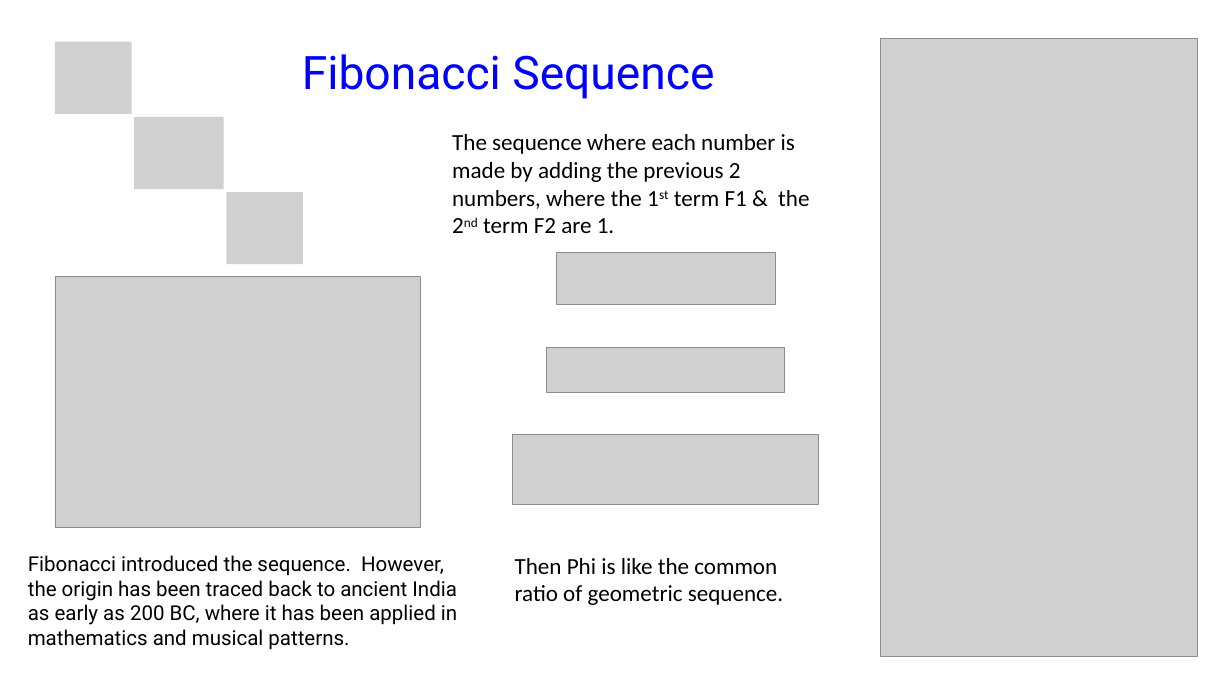
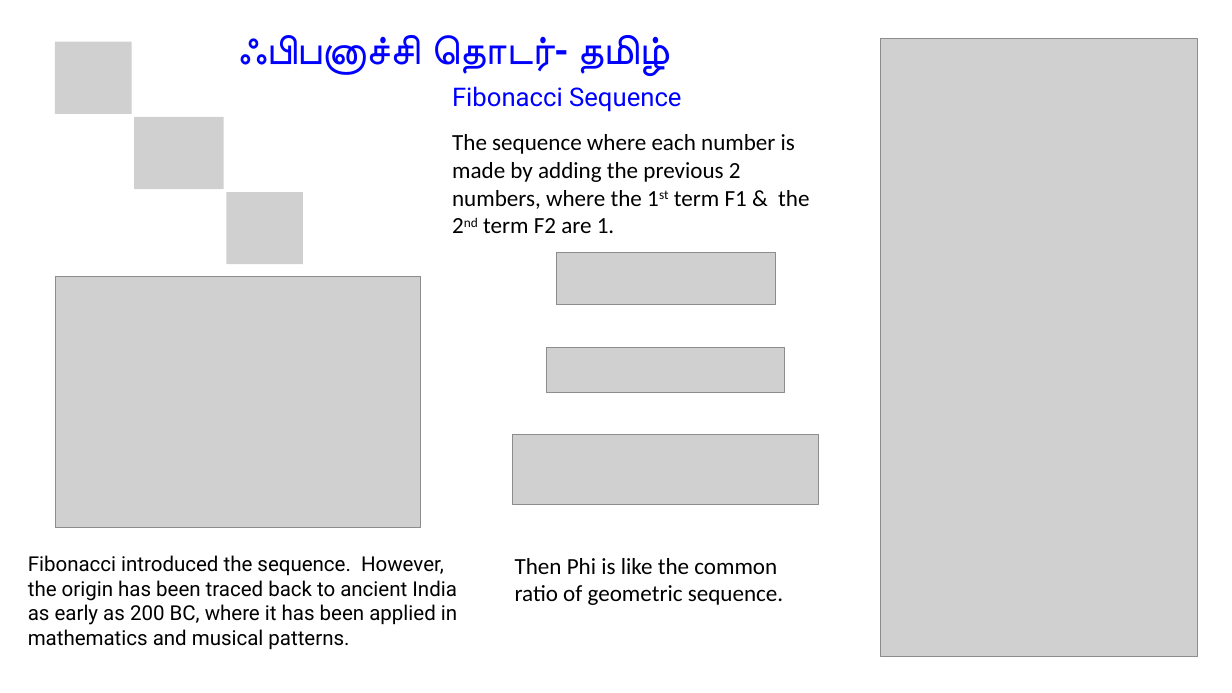
Before and after one commit to CamelAcademy/SamplePython, a slide deck: slide 1 of document/MA301 Fibonacci Series.pptx. Drawn at 1232x693 pixels with LibreOffice and Linux fonts; fonts in the diff are those of the drawing; grey boxes stand for pictures. Boxes give left, top, right and bottom in pixels: in the first picture for what was removed or moved away, otherwise in the second. Text is boxed around its words. In the diff, an @@ line names an element or a change of style, - is before the commit and + after.

```diff
--- a/document/MA301 Fibonacci Series.pptx
+++ b/document/MA301 Fibonacci Series.pptx
@@ text added at bbox=[237, 35, 665, 75], 32 pt, text #0000FF, bold @@
+ஃபிபனாச்சி தொடர்- தமிழ்
@@ text "Fibonacci Sequence": place and size @@
-text "Fibonacci Sequence" at bbox=[302, 54, 714, 99]
+text "Fibonacci Sequence" at bbox=[452, 86, 681, 112]
@@ text "Fibonacci Sequence" at bbox=[452, 86, 681, 112]: size 36 to 20 pt @@
```
Also in this commit, not shown: 4 other files.
